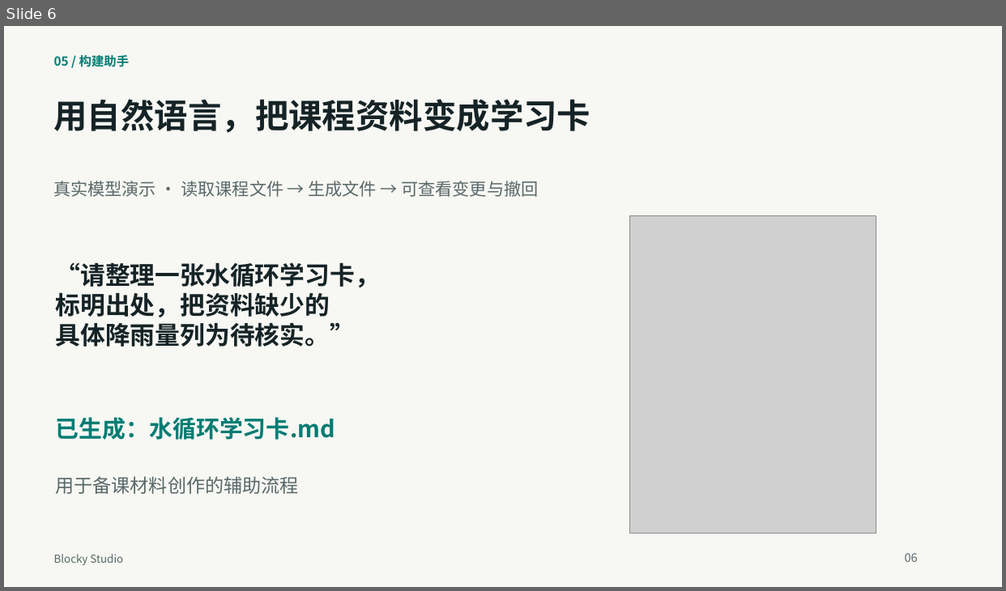
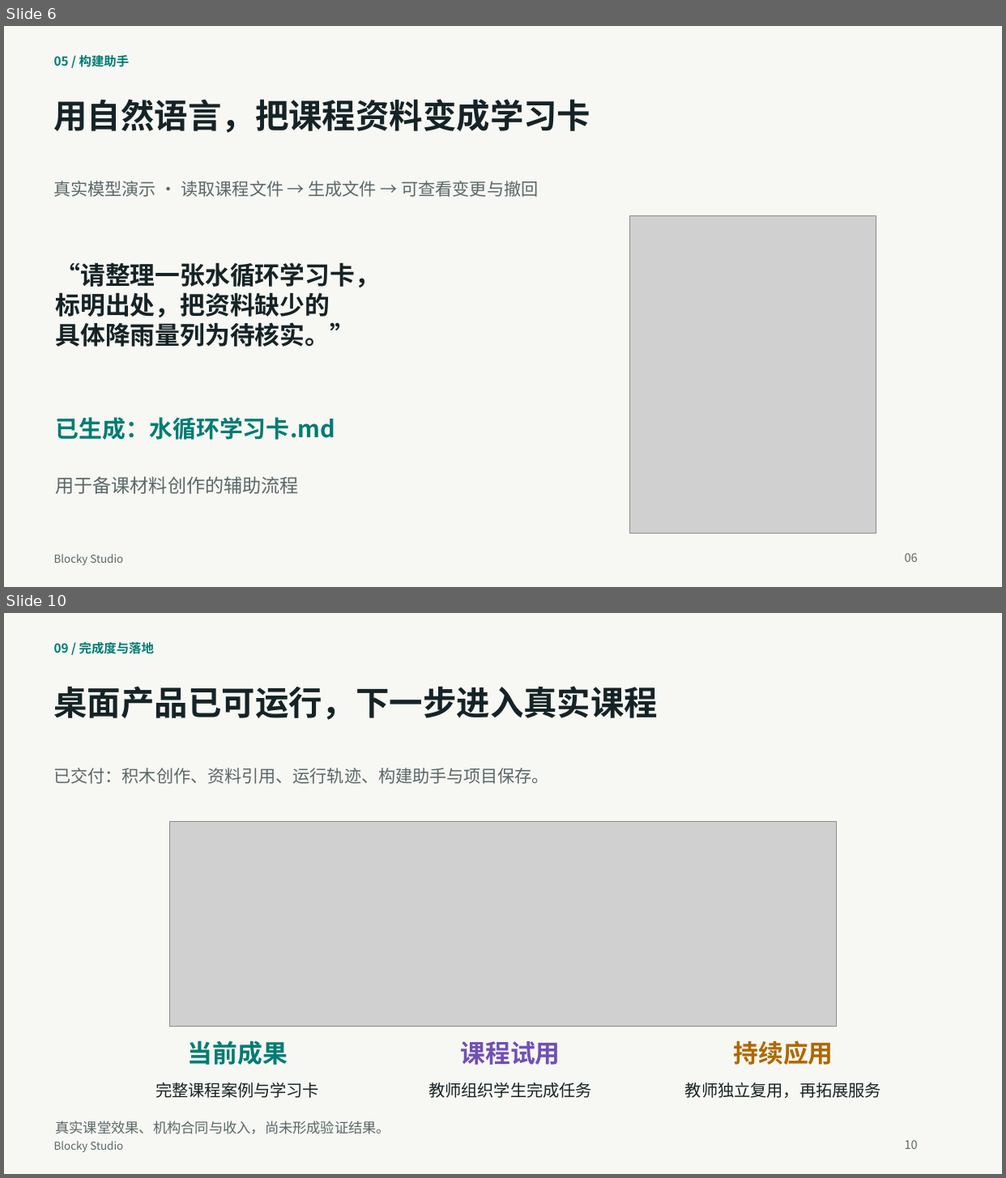
Before and after one commit to q2955161835-debug/Blocky-AI, a slide deck: doc/交付/2026-10-03-答辩与商业计划书/Blocky-Studio-新版答辩-2026-10-03.pptx. Shown one above the other, each under a label of ours: slide 6 before the commit, slides 6 and 10 after it; the slides between them are not shown. The pictures are 1006x591 and 1006x1178 pixels, drawn with LibreOffice and Linux fonts; fonts in the diff are those of the drawing; grey boxes stand for pictures. Boxes give left, top, right and bottom in pixels: in the first picture for what was removed or moved away, otherwise in the second. Text is boxed around its words. In the diff, an @@ line names an element or a change of style, - is before the commit and + after.

```diff
--- a/doc/交付/2026-10-03-答辩与商业计划书/Blocky-Studio-新版答辩-2026-10-03.pptx
+++ b/doc/交付/2026-10-03-答辩与商业计划书/Blocky-Studio-新版答辩-2026-10-03.pptx
@@ slide 10 added at (4, 613, 1002, 1174), background #F7F7F3 @@
@@ text added at (54, 642, 154, 654), 12 pt, text #007C73, bold @@
+09 / 完成度与落地
@@ text added at (54, 686, 658, 720), 32.2 pt, text #152326, bold @@
+桌面产品已可运行，下一步进入真实课程
@@ text added at (54, 768, 550, 784), 16.5 pt, text #596869 @@
+已交付：积木创作、资料引用、运行轨迹、构建助手与项目保存。
@@ picture added at (170, 822, 837, 1026) @@
@@ text added at (188, 1041, 288, 1065), 24 pt, text #007C73, bold @@
+当前成果
@@ text added at (461, 1041, 560, 1065), 24 pt, text #7050B5, bold @@
+课程试用
@@ text added at (733, 1041, 833, 1065), 24 pt, text #AE6800, bold @@
+持续应用
@@ text added at (155, 1083, 319, 1098), 15.8 pt, text #152326 @@
+完整课程案例与学习卡
@@ text added at (428, 1083, 592, 1098), 15.8 pt, text #152326 @@
+教师组织学生完成任务
@@ text added at (685, 1083, 881, 1098), 15.8 pt, text #152326 @@
+教师独立复用，再拓展服务
@@ text added at (56, 1121, 391, 1135), 13.5 pt, text #596869 @@
+真实课堂效果、机构合同与收入，尚未形成验证结果。
@@ text added at (54, 1141, 123, 1152), 10.5 pt, text #596869 @@
+Blocky Studio
@@ text added at (905, 1140, 918, 1149), 11.2 pt, text #596869 @@
+10
```
Also in this commit, not shown: 9 slides changed, 3 other slides added, 4 slides removed, 16 other files.
